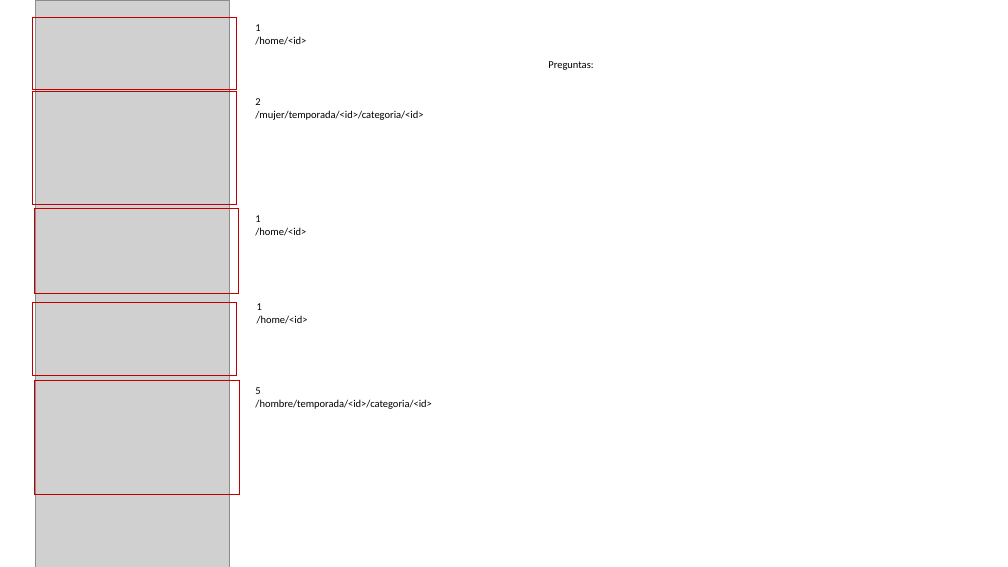
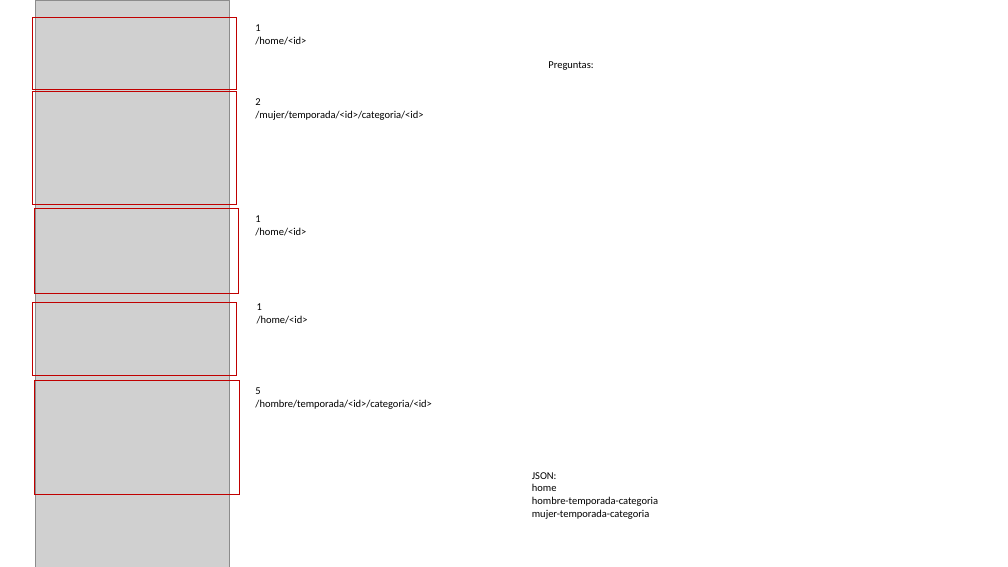
Before and after one commit to gbrlQuirozMB/fakerBlusbo, a slide deck: slide 1 of docs/home.pptx. Drawn at 1008x567 pixels with LibreOffice and Linux fonts; fonts in the diff are those of the drawing; grey boxes stand for pictures. Boxes give left, top, right and bottom in pixels: in the first picture for what was removed or moved away, otherwise in the second. Text is boxed around its words. In the diff, an @@ line names an element or a change of style, - is before the commit and + after.

Commit message:
UPDATED-> poniendo los json que tiene cada pantalla

```diff
--- a/docs/home.pptx
+++ b/docs/home.pptx
@@ text added at [532,472,658,519], 10 pt, text #000000 @@
+JSON:
+home
+hombre-temporada-categoria
+mujer-temporada-categoria
```
Also in this commit, not shown: 7 other files.
